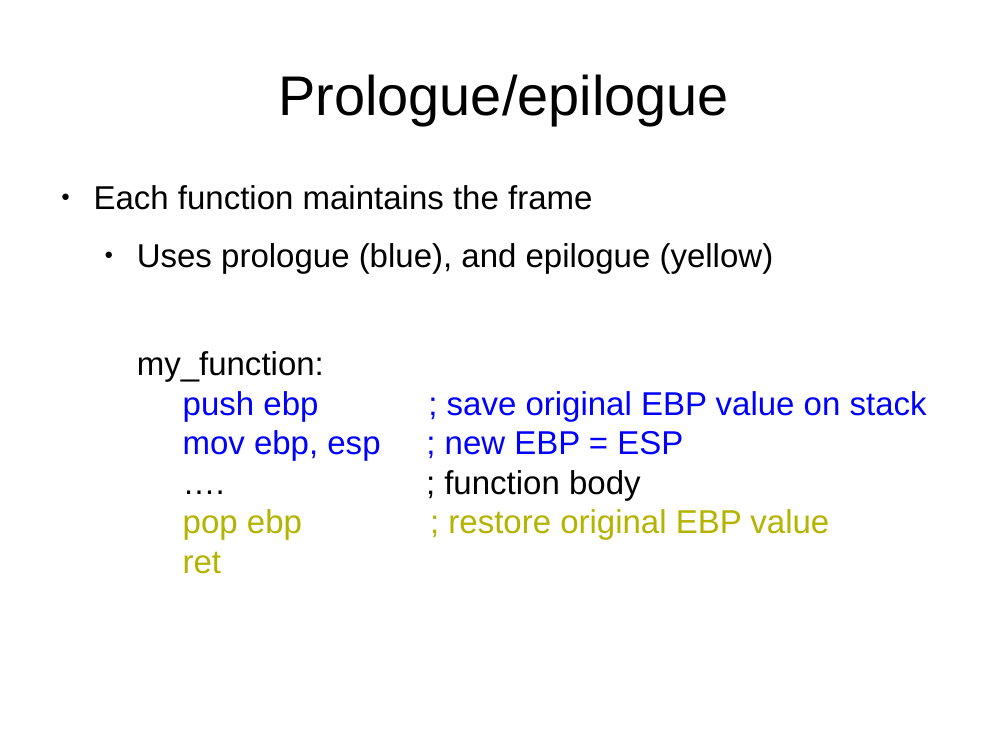
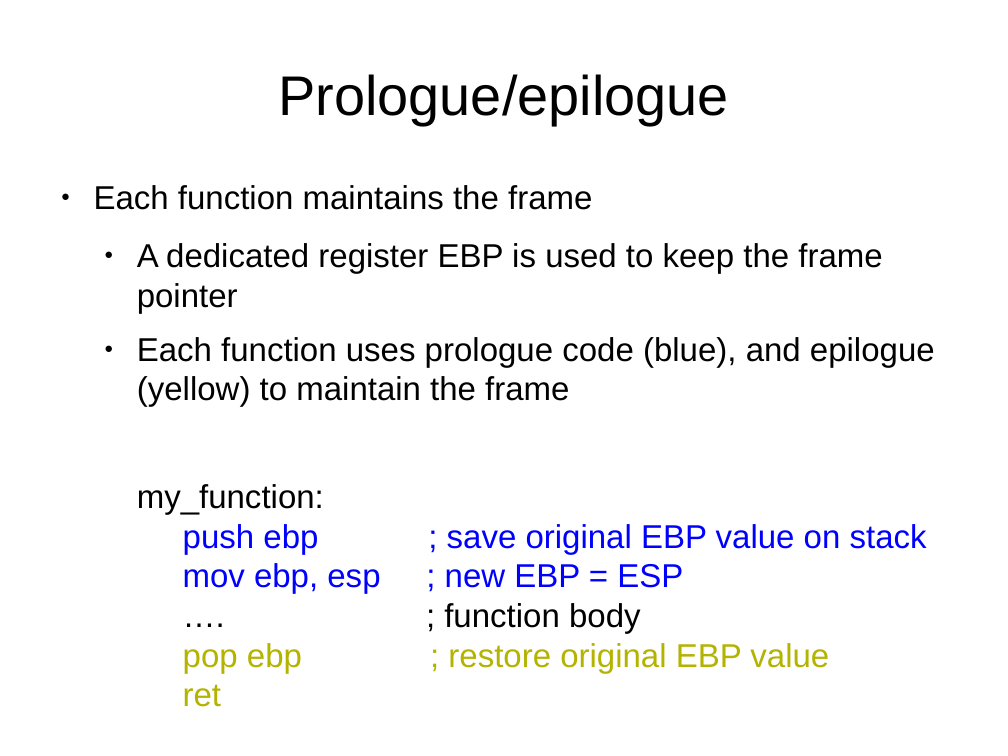
Before and after one commit to antonburtsev/cs5460, a slide deck: slide 22 of lecture04-calling-conventions/lecture04-calling-conventions.odp (slide 10 before the commit). Drawn at 1008x756 pixels with LibreOffice and Linux fonts; fonts in the diff are those of the drawing. Boxes give left, top, right and bottom in pixels: in the first picture for what was removed or moved away, otherwise in the second. Text is boxed around its words. In the diff, an @@ line names an element or a change of style, - is before the commit and + after.

```diff
--- a/lecture04-calling-conventions/lecture04-calling-conventions.odp
+++ b/lecture04-calling-conventions/lecture04-calling-conventions.odp
@@ text at (x1=137, y1=243, x2=935, y2=407): text changed @@
-  ● Uses prologue (blue), and epilogue (yellow)
+  ● A dedicated register EBP is used to keep the frame pointer
+  ● Each function uses prologue code (blue), and epilogue (yellow) to maintain the frame
```
Also in this commit, not shown: 15 other slides changed, 22 slides added, 22 other files.
